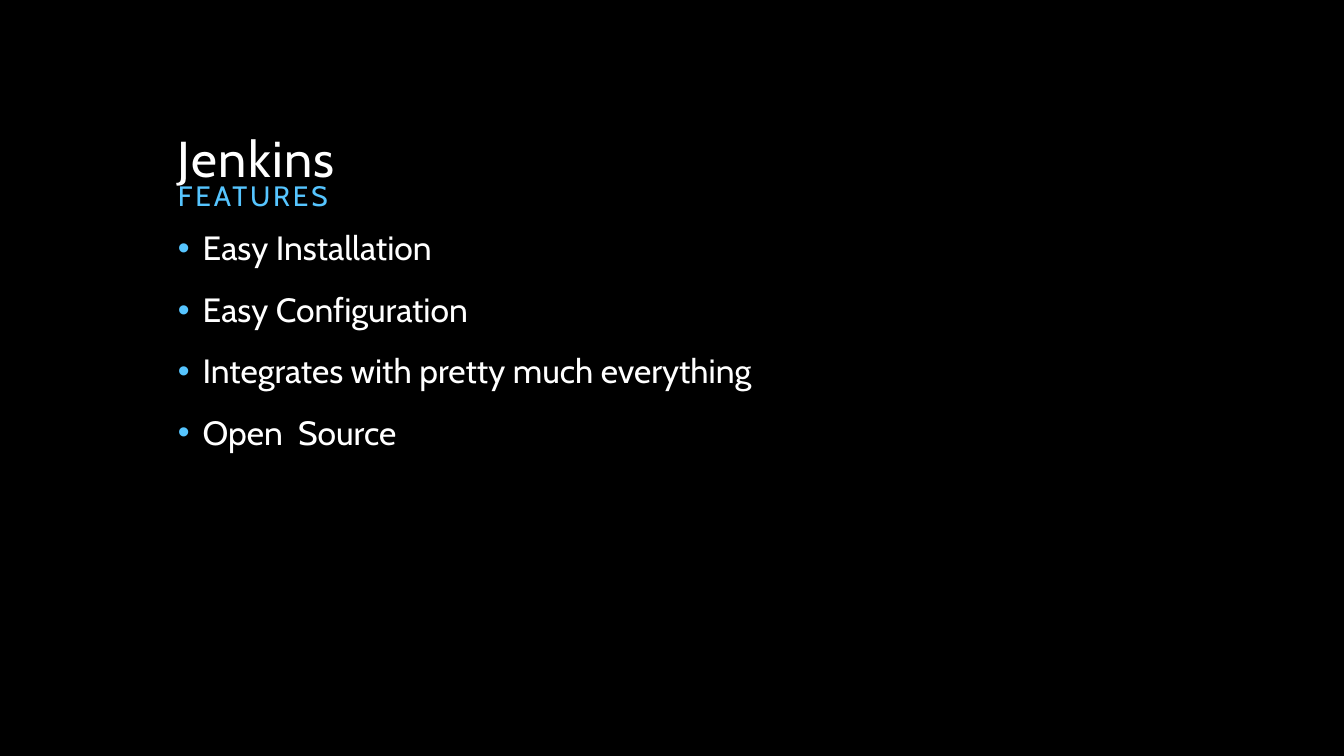
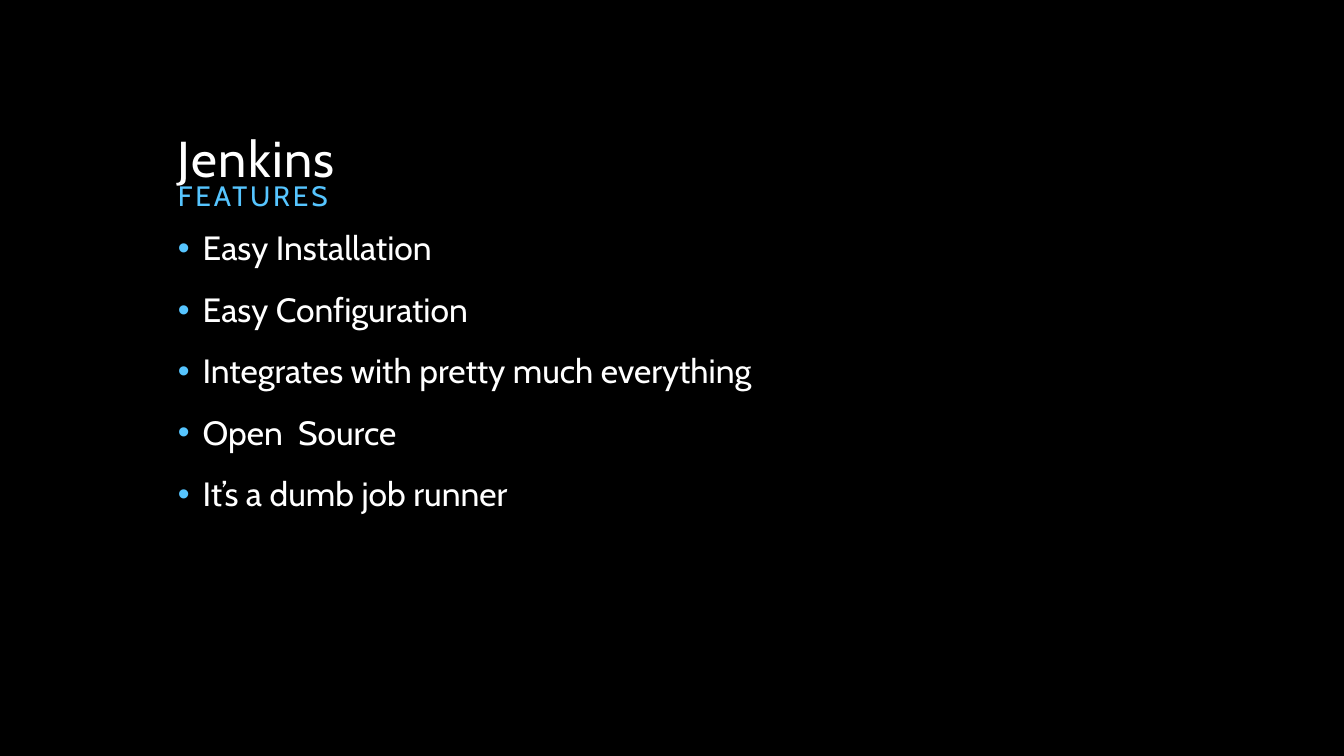
Before and after one commit to JasonvanBrackel/IntroToCiWithJenkins, a slide deck: slide 11 of docs/Introduction to Continuous Integration and Deployment with Jenkins.pptx. Drawn at 1344x756 pixels with LibreOffice and Linux fonts; fonts in the diff are those of the drawing; background and template pictures are left out. Boxes give left, top, right and bottom in pixels: in the first picture for what was removed or moved away, otherwise in the second. Text is boxed around its words. In the diff, an @@ line names an element or a change of style, - is before the commit and + after.

```diff
--- a/docs/Introduction to Continuous Integration and Deployment with Jenkins.pptx
+++ b/docs/Introduction to Continuous Integration and Deployment with Jenkins.pptx
@@ text at [203, 480, 507, 514]: paragraph added @@
+• It’s a dumb job runner
```
Also in this commit, not shown: 4 other slides changed, 43 other files.
